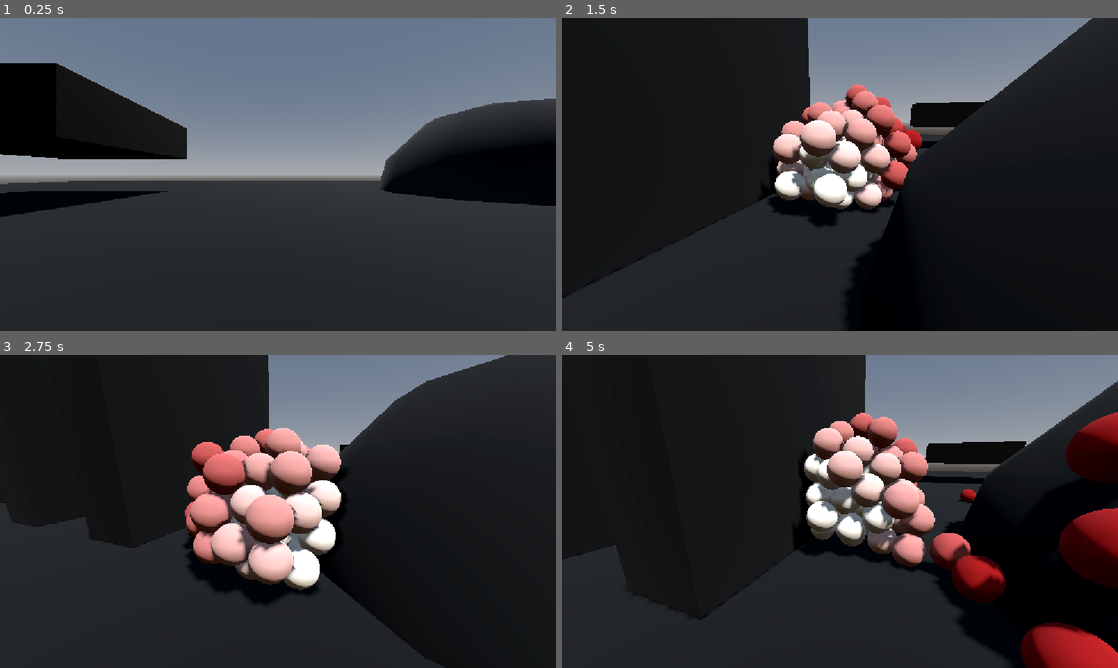
Above: before the commit, frames 1-4 (two rows, left to right).
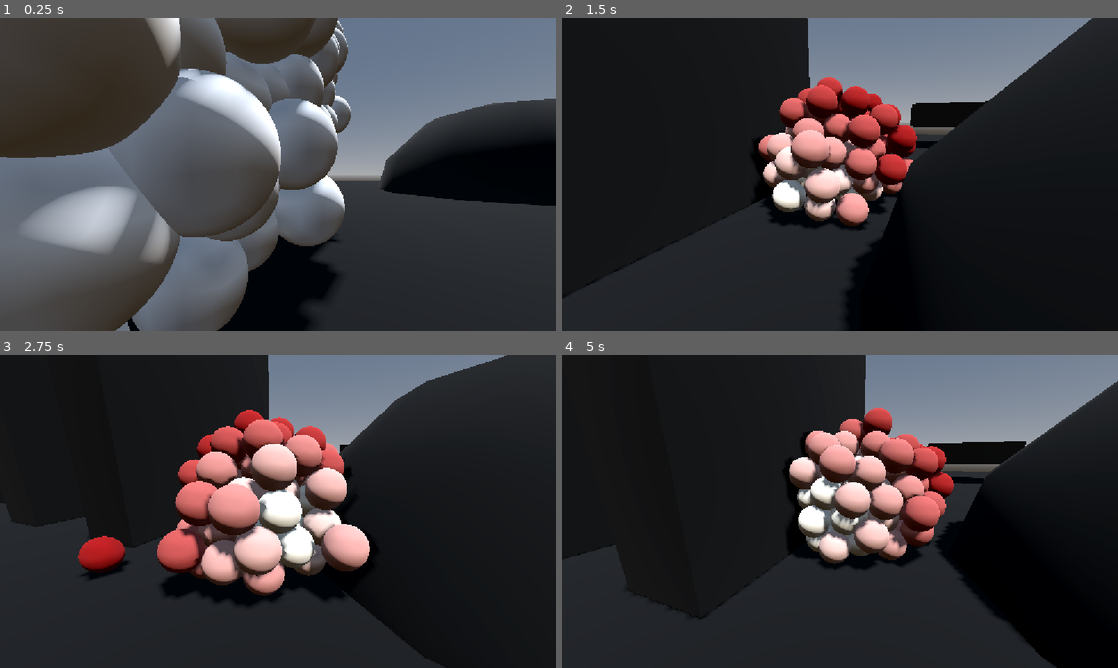
Above: after the commit, the same moments.

Repository: bigdcdog/Speek
Game: Godot game, scene res://scenes/main.tscn
Same seed, same stepped clock (60 frames per second), same inputs: the game is played once before the commit and once after it.
Inputs (mouse positions are in pixels of both pictures, inside the frame that each line leads up to):
- Up to frame 1 (0.25 s): no input
- Up to frame 2 (1.5 s): move the mouse to (962, 158) at 0.52 s; hold D (right) 0.53-1.28 s; hold Right mouse button (drag) 0.53-1.28 s; move the mouse to (728, 190) at 1.27 s; hold S (backward) from 1.28 s (still down); tap Mouse wheel up (zoom_in) at 1.35 s
- Up to frame 3 (2.75 s): move the mouse to (333, 442) at 2.02 s; release S (backward) at 2.03 s; hold D (right) from 2.03 s (still down); tap Mouse wheel down (zoom_out) at 2.1 s
- Up to frame 4 (5 s): move the mouse to (812, 574) at 2.77 s; release D (right) at 2.78 s; hold W (forward) 2.78-3.53 s; right-click (812, 574) at 2.85 s; move the mouse to (1006, 558) at 3.52 s; hold A (left) from 3.53 s (still down); tap Mouse wheel up (zoom_in) at 3.6 s; move the mouse to (673, 464) at 4.27 s; tap Mouse wheel down (zoom_out) at 4.35 s

The runs differ from the first frame. In frame 1, 55% of the frame differs, in the area x 0-64%, y 0-100%; in frame 2, 9.0%; in frame 3, 16%; in frame 4, 19%.

Commit message:
fixed chunk manager
sorted the details removing unnecessary lines of code and moving onto chunk code now

Diff:
--- a/scenes/chunk_manager.tscn
+++ b/scenes/chunk_manager.tscn
@@ -8,7 +8,6 @@
 
 [node name="chunk_manager" type="Node3D" unique_id=1375283603]
 script = ExtResource("1_0oixa")
-near_colour = Color(0.94509804, 0.92156863, 0.8666667, 1)
 
 [node name="target" type="CharacterBody3D" parent="." unique_id=790738553]
 collision_layer = 2
--- a/scripts/chunk.gd
+++ b/scripts/chunk.gd
@@ -1,4 +1,3 @@
-
 extends RigidBody3D
 
 @onready var mesh: MeshInstance3D = $mesh
@@ -287,6 +286,7 @@
 
 	radius = collision.shape.radius
 
+
 	can_sleep = false
 	contact_monitor = true
 	max_contacts_reported = maxi(max_contacts_reported, 16)
--- a/scripts/chunk_manager.gd
+++ b/scripts/chunk_manager.gd
@@ -5,44 +5,45 @@
 
 const CHUNK_SCENE = preload("res://scenes/chunk.tscn")
 
+@export_category("chunk_settings")
+
+@export_group("chunk initialisation")
 @export var chunk_count := 100
+@export var spawn_position := Vector3(0.0, 1.0, 0.0)
 
-@export var chunks_far := 20
-@export var chunks_mid := 60
+@export_group("chunk group sizes")
+@export var near_end := 20
+@export var mid_end := 100
 @export var chunk_mid_size := 20
-@export var chunks_near := 20
 
-@export var near_colour := Color.AQUAMARINE
-@export var far_colour := Color.DARK_RED
+@export_group("chunk visuals")
+@export var near_colour := Color.hex(0xf1ecddff)
+@export var far_colour := Color.hex(0x8b0000ff)
+@export var chunk_radius = 0.2
 
-@export var spawn_position := Vector3(3.0, 3.0, 3.0)
-@export var spawn_spacing_multiplier := 2.05
-
+@export_group("chunk links")
 @export var max_connections := 5
 @export var link_create_multiplier := 3.0
-@export var link_break_multiplier := 3.5
+@export var link_break_multiplier := 3.0
 @export var topology_interval := 0.2
 
 var chunks: Array = []
 var topology_timer := 0.0
 
-
-func spawn_chunk(spawn_at: Vector3, chunk_name: int) -> void:
+func spawn_chunk(chunk_name: int) -> void:
 	var chunk = CHUNK_SCENE.instantiate()
 	chunk.name = "chunk %s" % chunk_name
 	add_child(chunk)
-	var side: int = int(ceil(pow(float(chunk_count), 1.0 / 3.0)))
-	var grid_position: Vector3 = Vector3(chunk_name % side,fposmod(chunk_name / float(side), float(side)),chunk_name / float(side * side))
-	var offset: Vector3 = (grid_position - Vector3.ONE * float(side - 1) * 0.5) * chunk.radius * spawn_spacing_multiplier
-	chunk.position = spawn_at + offset
+	chunk.position = spawn_position
+	chunk.collision.shape = chunk.collision.shape.duplicate()
+	chunk.collision.shape.radius = chunk_radius
+	chunk.mesh.mesh.radius = chunk_radius
+	chunk.mesh.mesh.height = chunk_radius * 2
 	chunks.append(chunk)
 
 func update_mesh() -> void:
-	if max_connections <= 0 or chunks.is_empty():
-		return
-	var reference_radius: float = chunks[0].radius
-	var create_distance: float = reference_radius * link_create_multiplier
-	var break_distance: float = reference_radius * link_break_multiplier
+	var create_distance: float = chunk_radius * link_create_multiplier
+	var break_distance: float = chunk_radius * link_break_multiplier
 	for chunk in chunks:
 		for link in chunk.links.duplicate():
 			if not is_instance_valid(link):
@@ -51,9 +52,9 @@
 			var distance: float = chunk.global_position.distance_to(link.global_position)
 			if distance > break_distance:
 				chunk.unlink_from(link)
-	var degrees: Dictionary = {}
+	var connections: Dictionary = {}
 	for chunk in chunks:
-		degrees[chunk] = chunk.links.size()
+		connections[chunk] = chunk.links.size()
 	var candidates: Array[Dictionary] = []
 	for i in range(chunks.size()):
 		for j in range(i + 1, chunks.size()):
@@ -64,20 +65,18 @@
 			var distance: float = a.global_position.distance_to(b.global_position)
 			if distance <= create_distance:
 				candidates.append({"a": a,"b": b,"distance": distance})
-	candidates.sort_custom(
-		func(a: Dictionary, b: Dictionary) -> bool:
-			return a["distance"] < b["distance"])
+	candidates.sort_custom(func(a: Dictionary, b: Dictionary) -> bool: return a["distance"] < b["distance"])
 	for candidate in candidates:
 		var a = candidate["a"]
 		var b = candidate["b"]
-		if degrees[a] >= max_connections:
+		if connections[a] >= max_connections:
 			continue
-		if degrees[b] >= max_connections:
+		if connections[b] >= max_connections:
 			continue
 		var rest_length: float = a.radius + b.radius
 		a.link_to(b, rest_length)
-		degrees[a] += 1
-		degrees[b] += 1
+		connections[a] += 1
+		connections[b] += 1
 	for chunk in chunks:
 		chunk.bake_links()
 
@@ -104,32 +103,22 @@
 				chunk.chunk_supports.append(link)
 
 func assign_targets() -> void:
-	chunks.sort_custom(
-		func(a, b) -> bool:
-			var distance_a: float = a.global_position.distance_squared_to(target.global_position)
-			var distance_b: float = b.global_position.distance_squared_to(target.global_position)
-			if is_equal_approx(distance_a, distance_b):
-				return a.get_instance_id() < b.get_instance_id()
-			return distance_a < distance_b)
-	var near_end: int = mini(chunks_near, chunks.size())
-	var mid_end: int = mini(chunks_near + chunks_mid, chunks.size())
+	chunks.sort_custom(func(a, b): return a.global_position.distance_squared_to(target.global_position) < b.global_position.distance_squared_to(target.global_position))
 	for chunk_num in range(chunks.size()):
 		var chunk = chunks[chunk_num]
 		chunk.rank = chunk_num
 		if chunk_num >= mid_end:
 			var target_index: int = int(float(chunk_num) / float(chunk_mid_size))
-			target_index = clampi(target_index, 0, chunk_num - 1)
-			var destination = chunks[target_index]
-			chunk.target_direction = chunk.global_position.direction_to(destination.global_position)
-			chunk.target_distance = chunk.global_position.distance_to(destination.global_position)
+			var target_chunk = chunks[target_index]
+			chunk.target_direction = chunk.global_position.direction_to(target_chunk.global_position)
+			chunk.target_distance = chunk.global_position.distance_to(target_chunk.global_position)
 			chunk.colour = far_colour
 			chunk.group = chunk.Group.FAR
 		elif chunk_num >= near_end:
 			var target_index: int = int(float(chunk_num) / float(chunk_mid_size))
-			target_index = clampi(target_index, 0, chunk_num - 1)
-			var destination = chunks[target_index]
-			chunk.target_direction = chunk.global_position.direction_to(destination.global_position)
-			chunk.target_distance = chunk.global_position.distance_to(destination.global_position)
+			var target_chunk = chunks[target_index]
+			chunk.target_direction = chunk.global_position.direction_to(target_chunk.global_position)
+			chunk.target_distance = chunk.global_position.distance_to(target_chunk.global_position)
 			chunk.colour = near_colour.lerp(far_colour,clampf(float(chunk_num) / maxf(float(chunks.size() - 1), 1.0),0.0,1.0))
 			chunk.group = chunk.Group.MID
 		else:
@@ -140,14 +129,8 @@
 		chunk.pick_base()
 
 func _ready() -> void:
-	if chunks_near + chunks_mid + chunks_far != chunk_count:
-		push_error("NEAR, MID and FAR counts must add up to chunk_count.")
-		return
-	if chunk_mid_size <= 0:
-		push_error("chunk_mid_size must be greater than zero.")
-		return
 	for i in range(chunk_count):
-		spawn_chunk(spawn_position, i)
+		spawn_chunk(i)
 	update_mesh()
 	assign_targets()
 	update_integrity()
